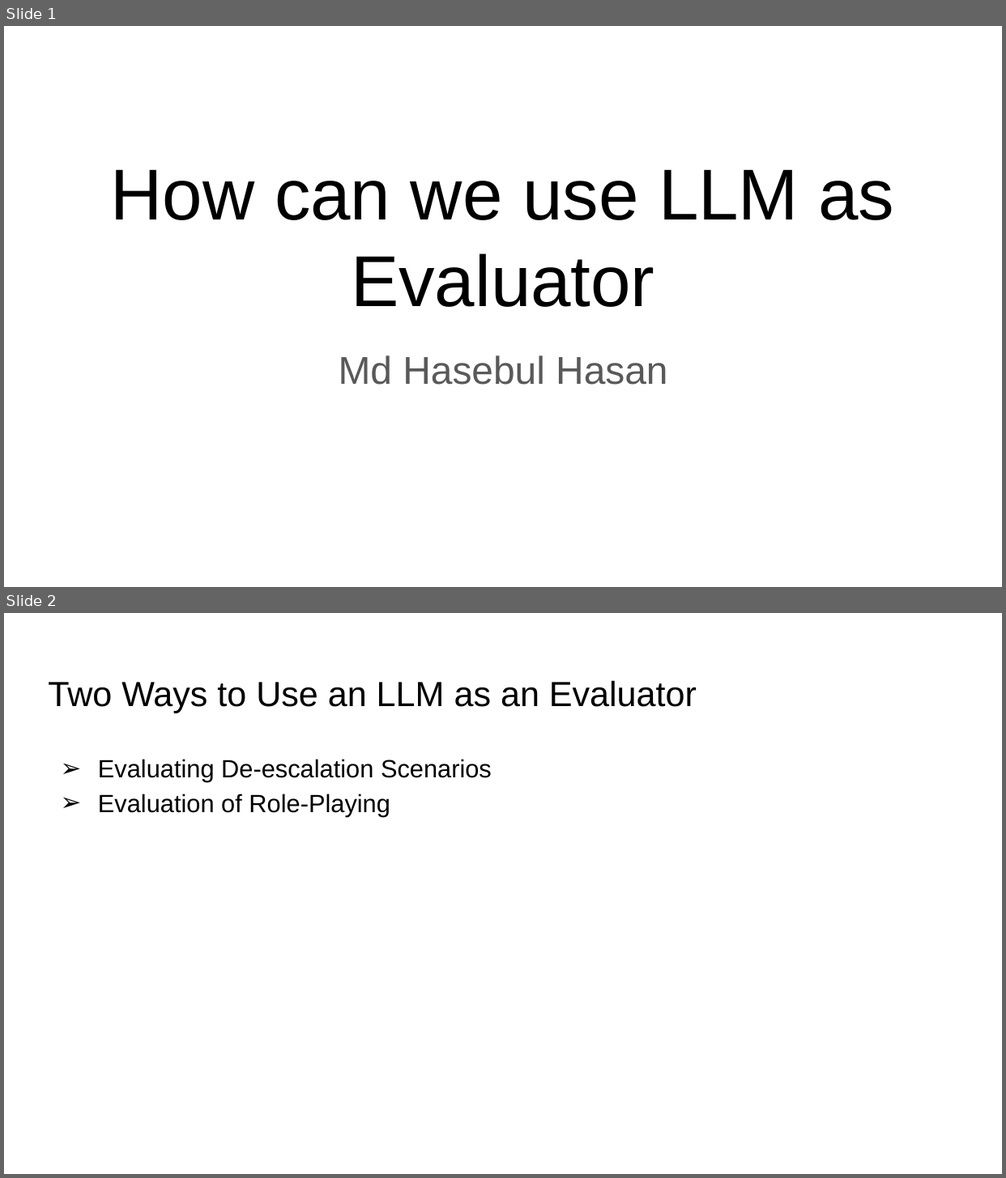
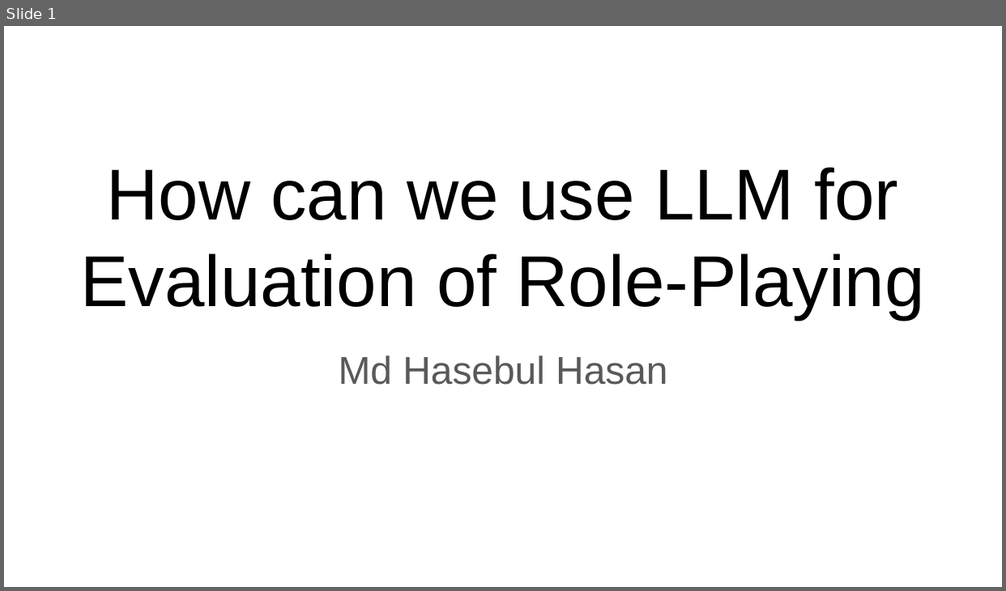
Before and after one commit to Hasebul/DeEscalWild-Benchmark-Farmework, a slide deck: Presentation/De-escalation Training Evaluation Idea.pptx. Shown one above the other, each under a label of ours: slides 1 and 2 before the commit, slide 1 after it. The pictures are 1006x1178 and 1006x591 pixels, drawn with LibreOffice and Linux fonts; fonts in the diff are those of the drawing. Boxes give left, top, right and bottom in pixels: in the first picture for what was removed or moved away, otherwise in the second. Text is boxed around its words. In the diff, an @@ line names an element or a change of style, - is before the commit and + after.

Commit message:
finish role playing evaluaiton code

```diff
--- a/Presentation/De-escalation Training Evaluation Idea.pptx
+++ b/Presentation/De-escalation Training Evaluation Idea.pptx
@@ slide 2 removed at (x1=4, y1=613, x2=1002, y2=1174), background #FFFFFF @@
@@ title removed at (x1=48, y1=680, x2=697, y2=713) @@
-Two Ways to Use an LLM as an Evaluator
@@ text removed at (x1=98, y1=759, x2=492, y2=817) @@
-➢ Evaluating De-escalation Scenarios
-➢ Evaluation of Role-Playing
@@ slide 1 changed as well @@
@@ title at (x1=81, y1=167, x2=925, y2=319): text changed @@
-How can we use LLM as Evaluator
+How can we use LLM for Evaluation of Role-Playing
```
Also in this commit, not shown: 2 other slides changed, 5 slides added, 3 other slides removed, 2 other files.
